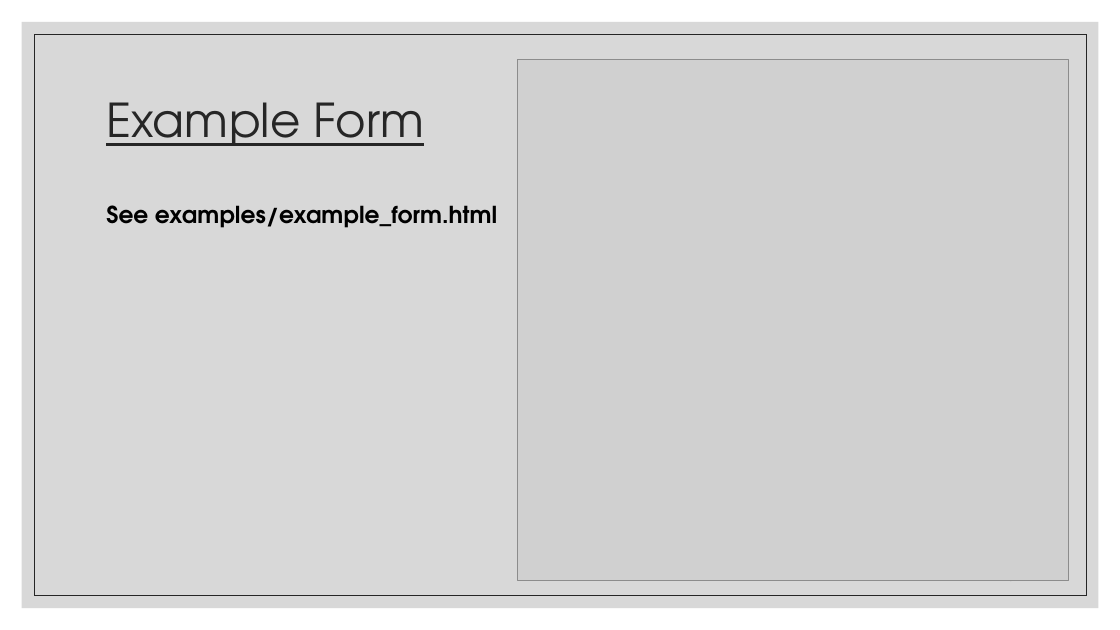
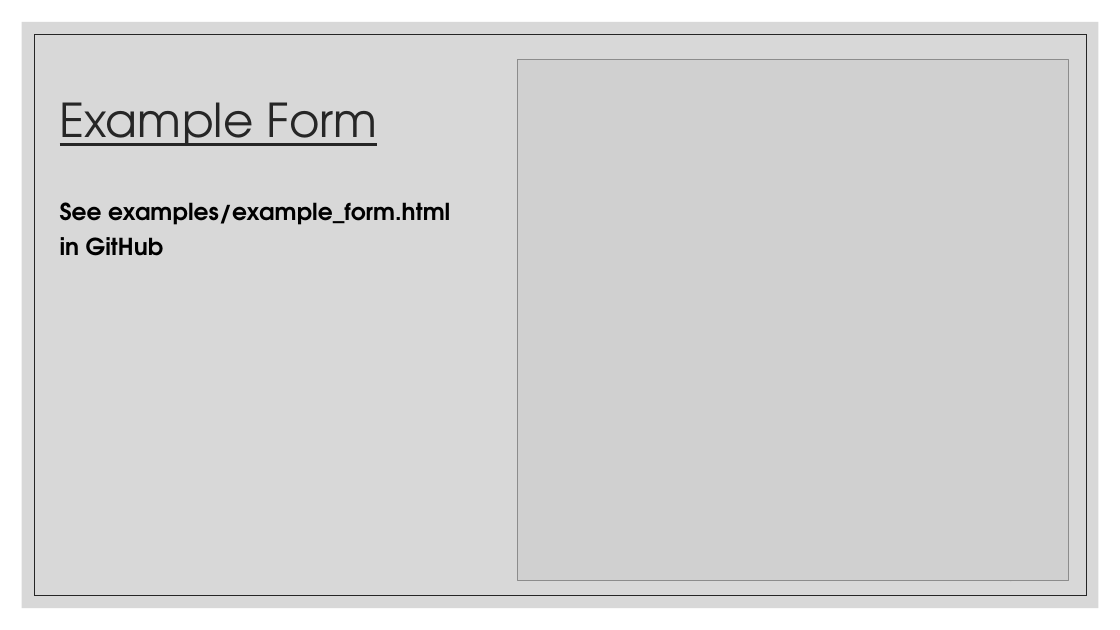
Before and after one commit to zackstotts/base-node-curriculum, a slide deck: slide 45 of unit_00/html_review/03 HTML Forms.pptx. Drawn at 1120x630 pixels with LibreOffice and Linux fonts; fonts in the diff are those of the drawing; grey boxes stand for pictures. Boxes give left, top, right and bottom in pixels: in the first picture for what was removed or moved away, otherwise in the second. Text is boxed around its words. In the diff, an @@ line names an element or a change of style, - is before the commit and + after.

```diff
--- a/unit_00/html_review/03 HTML Forms.pptx
+++ b/unit_00/html_review/03 HTML Forms.pptx
@@ title "Example Form": place and size @@
-title "Example Form" at (106, 102, 424, 146)
+title "Example Form" at (60, 102, 377, 146)
@@ text "See examples/example_form.html": place and size @@
-text "See examples/example_form.html" at (106, 205, 497, 228)
+text "See examples/example_form.html" at (60, 202, 450, 256)
@@ text at (60, 202, 450, 225): line spacing 1.1 to 1; less space between paragraphs @@
@@ text at (60, 237, 164, 256): paragraph added @@
+in GitHub
```
Also in this commit, not shown: 37 other slides changed.
